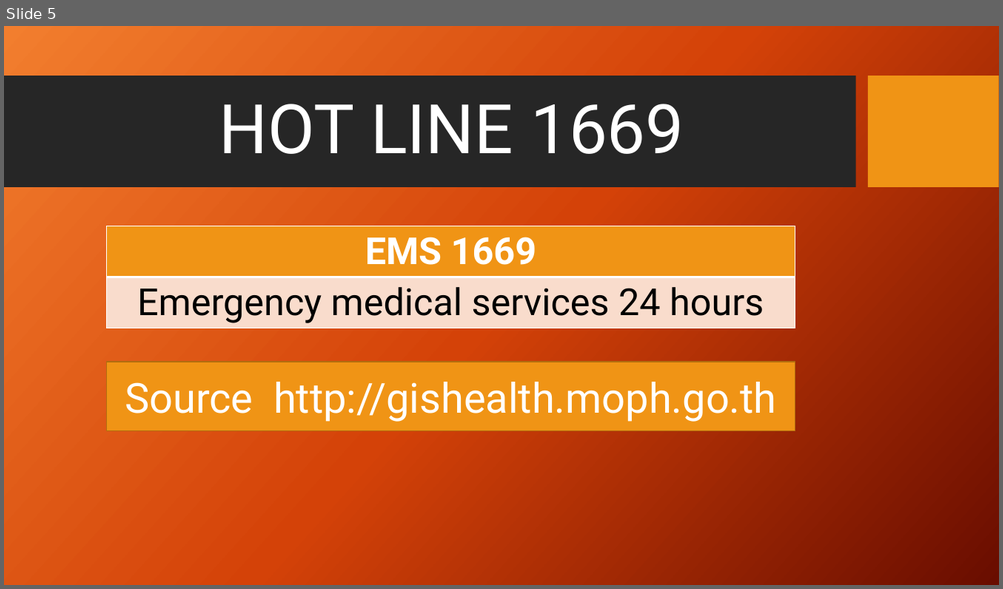
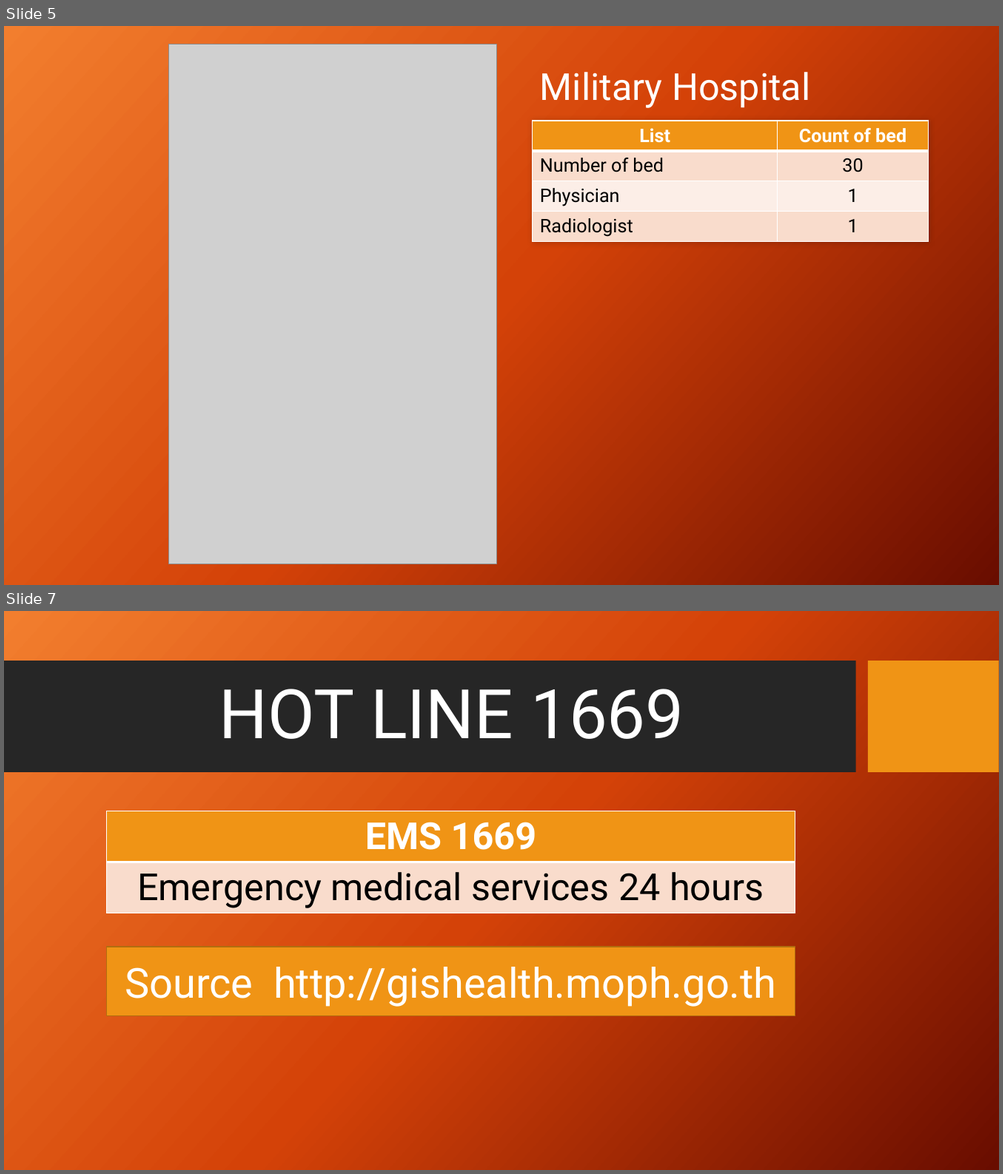
Before and after one commit to joblackpoc/Jobs_SSJ, a slide deck: gishealth_Eng.pptx. Shown one above the other, each under a label of ours: slide 5 before the commit, slides 5 and 7 after it; the slides between them are not shown. The pictures are 1003x589 and 1003x1174 pixels, drawn with LibreOffice and Linux fonts; fonts in the diff are those of the drawing; grey boxes stand for pictures; background and template pictures are left out. Boxes give left, top, right and bottom in pixels: in the first picture for what was removed or moved away, otherwise in the second. Text is boxed around its words. In the diff, an @@ line names an element or a change of style, - is before the commit and + after.

```diff
--- a/gishealth_Eng.pptx
+++ b/gishealth_Eng.pptx
@@ slide 5 added at bbox=[4, 26, 999, 585], background gradient #F18031 to #D54209 to #6A0D00 @@
@@ picture added at bbox=[169, 44, 496, 565] @@
@@ title added at bbox=[540, 72, 810, 108], 36 pt, text #FFFFFF @@
+Military Hospital
@@ table added at bbox=[532, 121, 928, 241], 4 rows, 2 columns @@
+List | Count of bed
+Number of bed | 30
+Physician | 1
+Radiologist | 1
@@ what was slide 5 is now slide 7 @@
```
Also in this commit, not shown: 1 other slide added, 4 other files.
